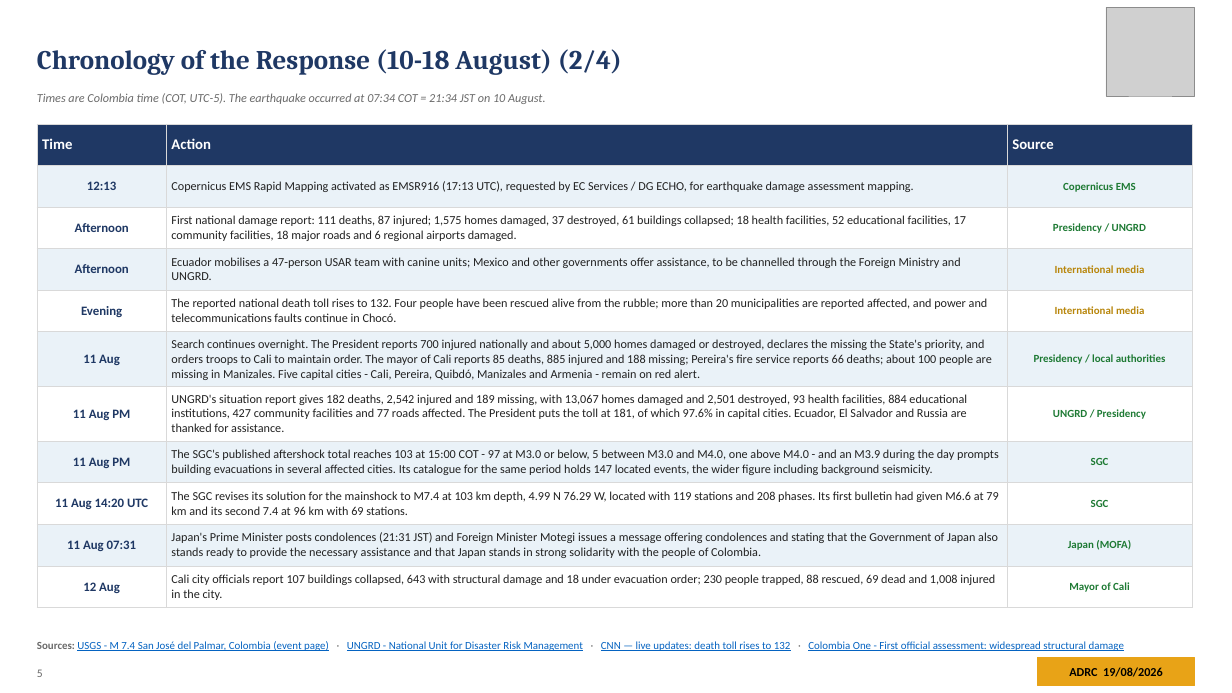
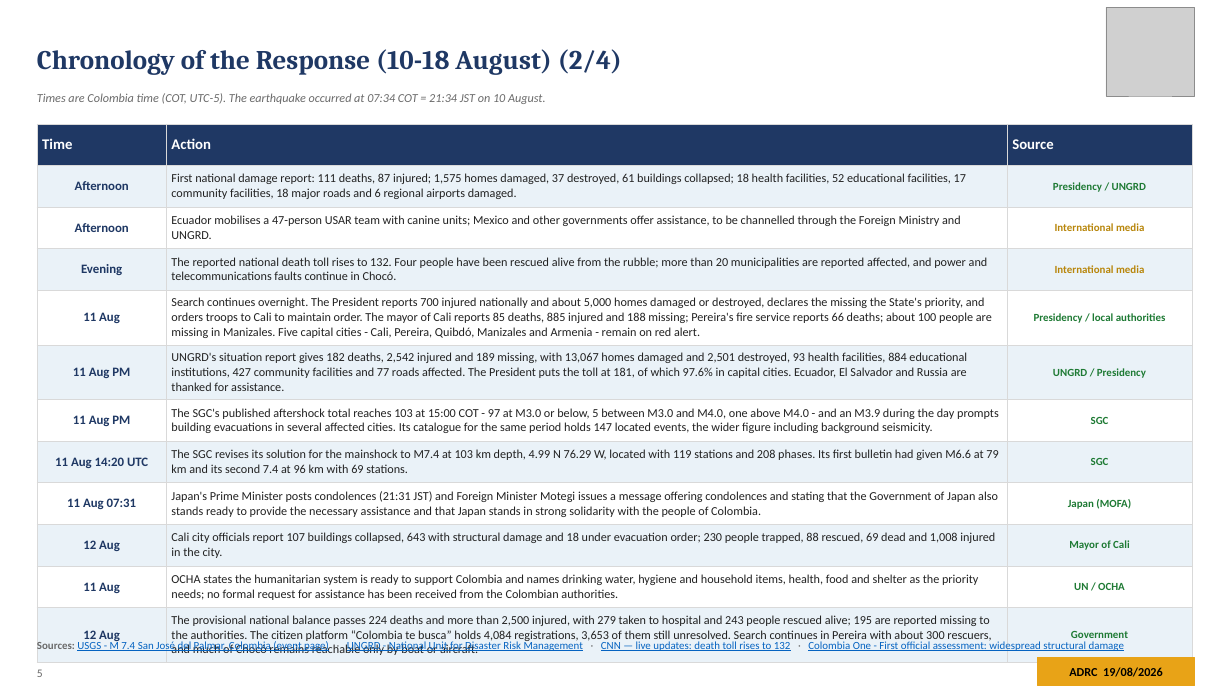
Before and after one commit to kochobi-max/whatsmap, a slide deck: slide 5 of reports/colombia_eq_20260810/output/ADRC_EQ_COL_Choco_20260810_EN.pptx. Drawn at 1232x693 pixels with LibreOffice and Linux fonts; fonts in the diff are those of the drawing; grey boxes stand for pictures. Boxes give left, top, right and bottom in pixels: in the first picture for what was removed or moved away, otherwise in the second. Text is boxed around its words. In the diff, an @@ line names an element or a change of style, - is before the commit and + after.

```diff
--- a/reports/colombia_eq_20260810/output/ADRC_EQ_COL_Choco_20260810_EN.pptx
+++ b/reports/colombia_eq_20260810/output/ADRC_EQ_COL_Choco_20260810_EN.pptx
@@ table at [37,124,1192,661] @@
-row 2: 12:13 | Copernicus EMS Rapid Mapping activated as EMSR916 (17:13 UTC), requested by EC Services / DG ECHO, for earthquake damage assessment mapping. | Copernicus EMS
+row 11: 11 Aug | OCHA states the humanitarian system is ready to support Colombia and names drinking water, hygiene and household items, health, food and shelter as the priority needs; no formal request for assistance has been received from the Colombian authorities. | UN / OCHA
+row 12: 12 Aug | The provisional national balance passes 224 deaths and more than 2,500 injured, with 279 taken to hospital and 243 people rescued alive; 195 are reported missing to the authorities. The citizen platform “Colombia te busca” holds 4,084 registrations, 3,653 of them still unresolved. Search continues in Pereira with about 300 rescuers, and much of Chocó remains reachable only by boat or aircraft. | Government
```
Also in this commit, not shown: 17 other slides changed, 8 other files.
